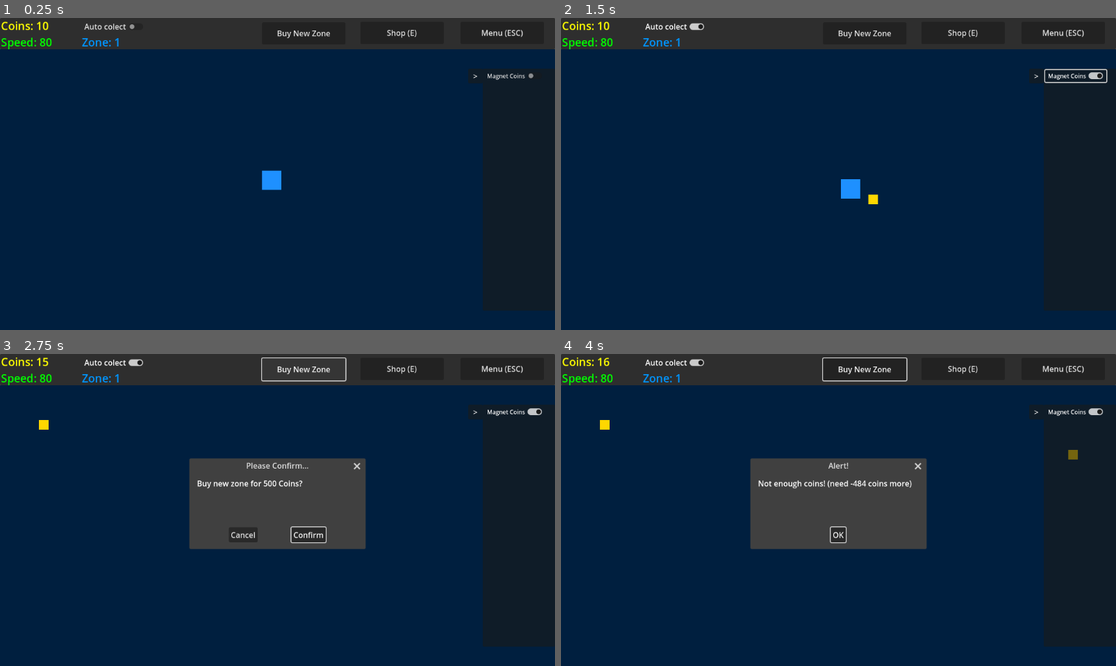
Above: before the commit, frames 1-4 (two rows, left to right).
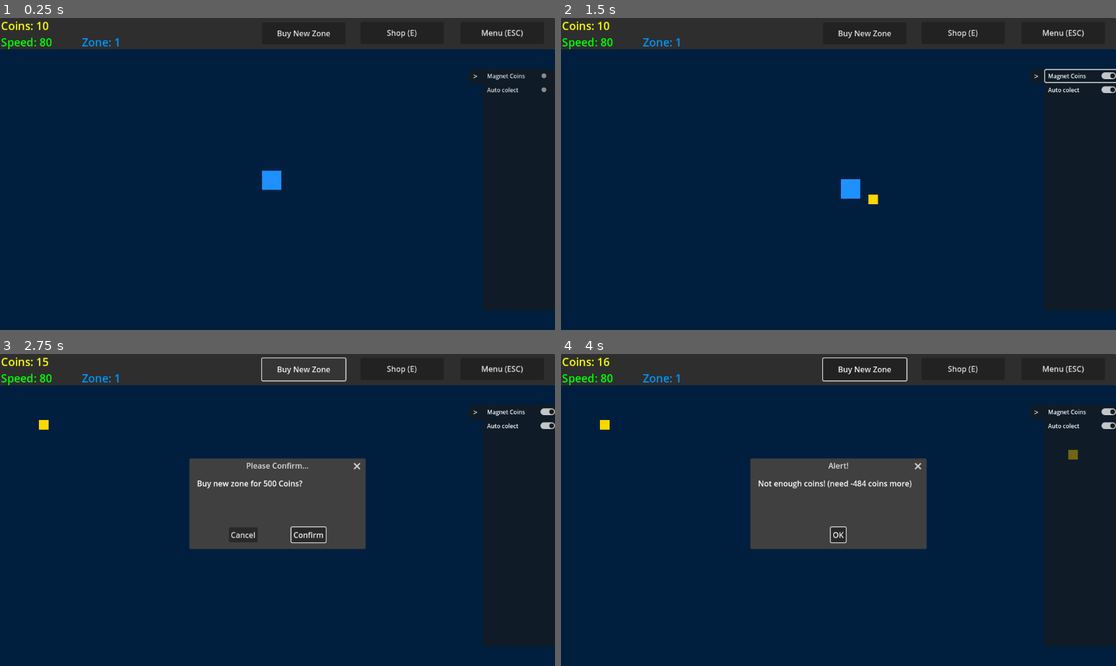
Above: after the commit, the same moments.

Repository: CD1FOX/golden-grind
Game: Godot game, scene res://Scenes/Worlds/Zone 1 - 10/zone1.tscn
The game is run twice, just before and just after one commit, with the same random seed, the same clock (stepped at 60 frames per second) and the same inputs.
Inputs:
- Up to frame 1 (0.25 s): no input
- Up to frame 2 (1.5 s): click "Auto colect" at 0.5 s; click "Magnet Coins" at 1.25 s
- Up to frame 3 (2.75 s): click "Buy New Zone" at 2 s
- Up to frame 4 (4 s): click "Buy New Zone" at 2.75 s; click "Confirm" at 3.5 s

The runs differ from the first frame. In frame 1, 0.2% of the frame differs, in the area x 15-99%, y 1-24%; in frame 2, 0.3%, in the area x 15-100%, y 1-25%; in frame 3, 0.3%; in frame 4, 0.3%.

Commit message:
Update
feat: Added Auto Collect on Side Bar UI

Diff:
--- a/Scenes/UI/Main Screen/Side Bar/side_ui.gd
+++ b/Scenes/UI/Main Screen/Side Bar/side_ui.gd
@@ -13,5 +13,8 @@
 		show_hide_button.position = Vector2(972.0, 105.0)
 		show_hide_button.text = ">"
 
-func _on_check_button_pressed() -> void:
+func _on_auto_collect_pressed() -> void:
+	G.auto_collect = !G.auto_collect
+
+func _on_magnet_pressed() -> void:
 	G.magnet_skill = !G.magnet_skill
--- a/Scenes/UI/Main Screen/Upper UI/Upper_UI.gd
+++ b/Scenes/UI/Main Screen/Upper UI/Upper_UI.gd
@@ -43,6 +43,3 @@
 	else:
 		accept_dialog.dialog_text = "Not enough coins! (need %d coins more)" % (G.coin - G.zone_price)
 		accept_dialog.visible = true
-
-func _on_check_button_pressed() -> void:
-	G.auto_collect = !G.auto_collect
--- a/Scenes/UI/Main Screen/Upper UI/upper_ui.tscn
+++ b/Scenes/UI/Main Screen/Upper UI/upper_ui.tscn
@@ -83,15 +83,6 @@
 [node name="ShopPopup" parent="." instance=ExtResource("2_0jxpd")]
 layout_mode = 0
 
-[node name="CheckButton" type="CheckButton" parent="."]
-layout_mode = 0
-offset_left = 169.0
-offset_top = 2.0
-offset_right = 304.0
-offset_bottom = 33.0
-text = "Auto colect"
-
 [connection signal="pressed" from="Shop" to="." method="_on_shop_pressed"]
 [connection signal="pressed" from="BuyZone" to="." method="_on_buy_zone_pressed"]
 [connection signal="confirmed" from="BuyZone/ConfirmationDialog" to="." method="_on_confirmation_dialog_confirmed"]
-[connection signal="pressed" from="CheckButton" to="." method="_on_check_button_pressed"]
--- a/Scenes/Worlds/Zone 1 - 10/zone1.tscn
+++ b/Scenes/Worlds/Zone 1 - 10/zone1.tscn
@@ -40,13 +40,15 @@
 offset_right = 157.0
 offset_bottom = 27.0
 
-[node name="HBoxContainer" type="HBoxContainer" parent="SideUI/Panel/VBoxContainer"]
-layout_mode = 2
-
-[node name="CheckButton" type="CheckButton" parent="SideUI/Panel/VBoxContainer/HBoxContainer"]
+[node name="Magnet" type="CheckButton" parent="SideUI/Panel/VBoxContainer"]
 layout_mode = 2
 theme_override_font_sizes/font_size = 12
 text = "Magnet Coins"
+
+[node name="AutoCollect" type="CheckButton" parent="SideUI/Panel/VBoxContainer"]
+layout_mode = 2
+theme_override_font_sizes/font_size = 12
+text = "Auto colect"
 
 [node name="VisibilityButton" type="Button" parent="SideUI"]
 layout_mode = 0
@@ -57,5 +59,6 @@
 toggle_mode = true
 text = ">"
 
-[connection signal="pressed" from="SideUI/Panel/VBoxContainer/HBoxContainer/CheckButton" to="SideUI" method="_on_check_button_pressed"]
+[connection signal="pressed" from="SideUI/Panel/VBoxContainer/Magnet" to="SideUI" method="_on_magnet_pressed"]
+[connection signal="pressed" from="SideUI/Panel/VBoxContainer/AutoCollect" to="SideUI" method="_on_auto_collect_pressed"]
 [connection signal="toggled" from="SideUI/VisibilityButton" to="SideUI" method="_on_visibility_button_toggled"]
